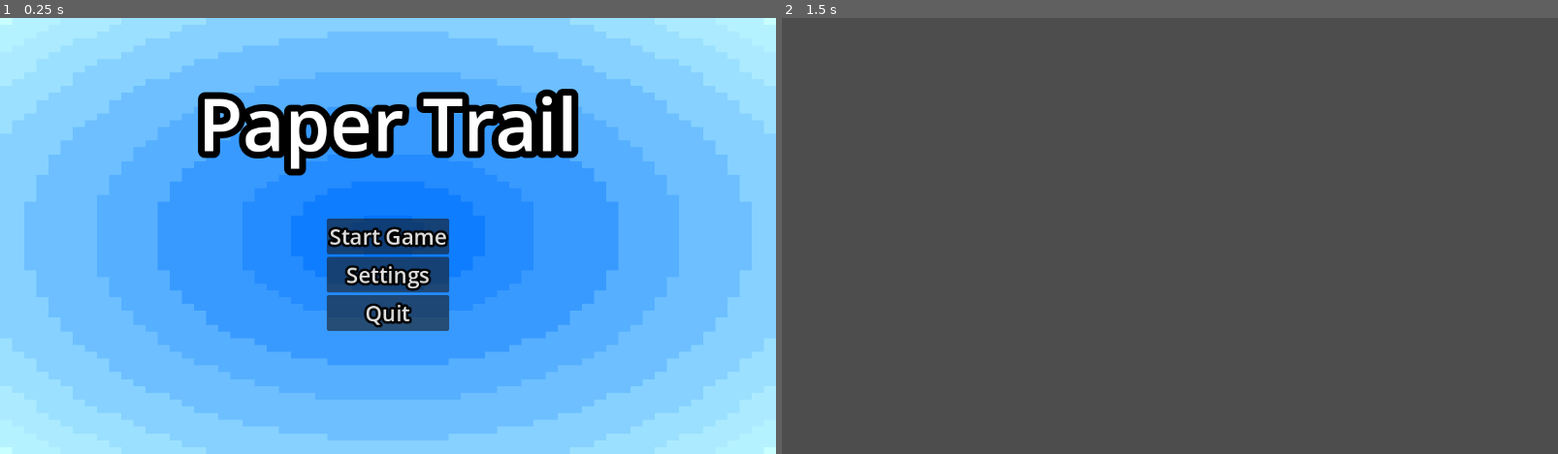
Above: before the commit, frames 1-2 (left to right).
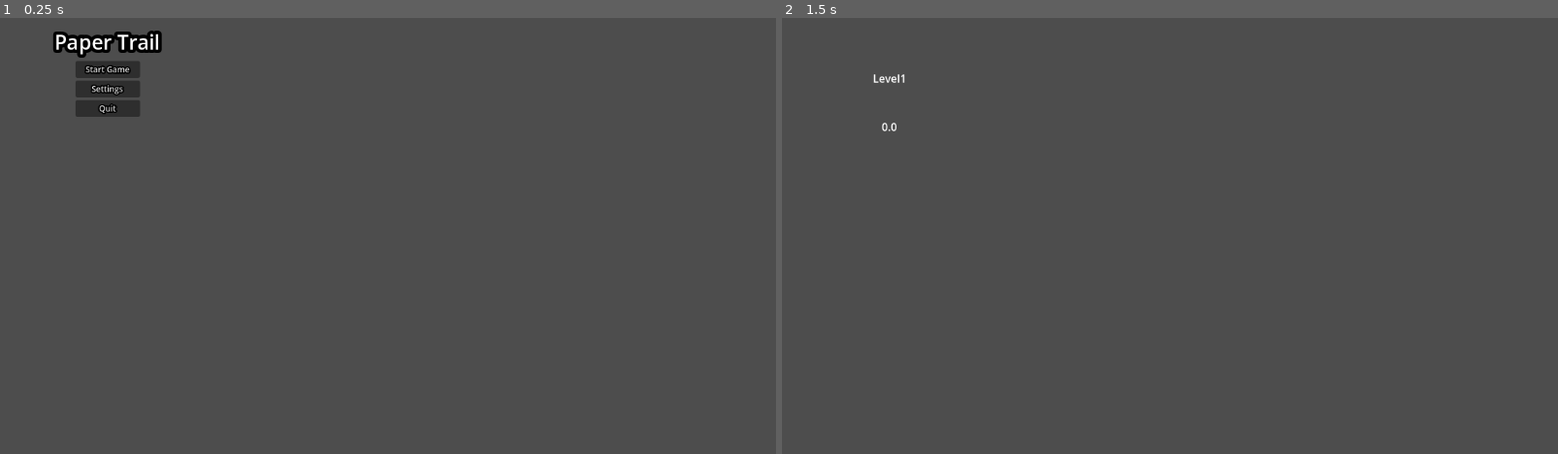
Above: after the commit, the same moments.

Repository: carinshark/PaperTrail
Game: Godot game, scene res://title_screen.tscn
Two runs of this game, one before a commit and one after it. Both use one fixed random seed, a clock stepped at 60 frames per second and the inputs below. The project has no main scene, so this scene is started directly.
Inputs:
- Up to frame 1 (0.25 s): no input
- Up to frame 2 (1.5 s): click "Start Game" at 0.5 s; tap Enter at 1.25 s

The runs differ from the first frame. In frame 1, 100% of the frame differs, in the area x 0-100%, y 0-100%; in frame 2, less than 0.1%.
Error after the commit: Parse Error: Identifier "Global" not declared in the current scope. (res://level_scene.gd:25)

Commit message:
Setup basics of game

Diff:
--- /dev/null
+++ b/Global.gd
@@ -0,0 +1,34 @@
+extends Node
+
+var minigames_done=0
+var lives=5
+var all_games:Array[String] = [
+	"res://platformer_level.tscn"
+]
+
+
+
+
+
+func win():
+	minigames_done+=1
+	if minigames_done <len(all_games):
+
+		waiting_screen()
+	else:
+		print("win")
+
+func play_level():
+		get_tree().change_scene_to_file(
+			all_games[minigames_done])
+
+func lose():
+	lives-=1
+	if lives>0:
+		waiting_screen()
+	else:
+		print("lost")
+
+func waiting_screen():
+	get_tree().change_scene_to_file(
+			"res://level_scene.tscn")
--- /dev/null
+++ b/level_scene.gd
@@ -0,0 +1,34 @@
+extends Node2D
+
+@onready var heart1=$Background/HeartContainer/Heart1
+@onready var heart2=$Background/HeartContainer/Heart2
+@onready var heart3=$Background/HeartContainer/Heart3
+@onready var heart4=$Background/HeartContainer/Heart4
+@onready var heart5=$Background/HeartContainer/Heart5
+
+@onready var all_hearts=[heart1,heart2,heart3,heart4,heart5]
+
+@onready var level_label=$Background/Level
+@onready var timer_label=$Background/Timer
+
+var time
+
+# Called when the node enters the scene tree for the first time.
+func _ready() -> void:
+	$Timer.start()
+
+
+
+# Called every frame. 'delta' is the elapsed time since the previous frame.
+func _process(delta: float) -> void:
+	for i in range(len(all_hearts)):
+		all_hearts[i].visible=i+1<=Global.lives
+
+	timer_label.text = str(int($Timer.time_left*10)/10.0)
+
+
+
+
+
+func _on_timer_timeout() -> void:
+	Global.play_level()
--- a/level_scene.tscn
+++ b/level_scene.tscn
@@ -1,3 +1,79 @@
 [gd_scene format=3 uid="uid://bwuwwpt86uxrb"]
 
+[ext_resource type="Script" uid="uid://1pe6vjxhi5c3" path="res://level_scene.gd" id="1_3mivm"]
+[ext_resource type="Texture2D" uid="uid://biwk0h5yalqyj" path="res://art/LevelBackground.png" id="1_4quuv"]
+[ext_resource type="Texture2D" uid="uid://drwlius2qqnox" path="res://art/Heart.png" id="2_187gu"]
+
 [node name="LevelScene" type="Node2D" unique_id=1667358875]
+script = ExtResource("1_3mivm")
+
+[node name="Background" type="TextureRect" parent="." unique_id=1901876288]
+offset_right = 320.0
+offset_bottom = 180.0
+texture = ExtResource("1_4quuv")
+
+[node name="HeartContainer" type="HBoxContainer" parent="Background" unique_id=1478839471]
+layout_mode = 0
+offset_right = 320.0
+offset_bottom = 40.0
+alignment = 1
+
+[node name="Heart1" type="TextureRect" parent="Background/HeartContainer" unique_id=271976393]
+layout_mode = 2
+texture = ExtResource("2_187gu")
+
+[node name="Heart2" type="TextureRect" parent="Background/HeartContainer" unique_id=22229189]
+layout_mode = 2
+texture = ExtResource("2_187gu")
+
+[node name="Heart3" type="TextureRect" parent="Background/HeartContainer" unique_id=51389885]
+layout_mode = 2
+texture = ExtResource("2_187gu")
+
+[node name="Heart4" type="TextureRect" parent="Background/HeartContainer" unique_id=404399267]
+layout_mode = 2
+texture = ExtResource("2_187gu")
+
+[node name="Heart5" type="TextureRect" parent="Background/HeartContainer" unique_id=2096537681]
+layout_mode = 2
+texture = ExtResource("2_187gu")
+
+[node name="Level" type="RichTextLabel" parent="Background" unique_id=1825370523]
+layout_mode = 1
+anchors_preset = 8
+anchor_left = 0.5
+anchor_top = 0.5
+anchor_right = 0.5
+anchor_bottom = 0.5
+offset_left = -155.0
+offset_top = -12.0
+offset_right = 155.0
+offset_bottom = 12.0
+grow_horizontal = 2
+grow_vertical = 2
+text = "Level1"
+horizontal_alignment = 1
+vertical_alignment = 1
+
+[node name="Timer" type="RichTextLabel" parent="Background" unique_id=1462858975]
+layout_mode = 1
+anchors_preset = 8
+anchor_left = 0.5
+anchor_top = 0.5
+anchor_right = 0.5
+anchor_bottom = 0.5
+offset_left = -35.0
+offset_top = 60.0
+offset_right = 35.0
+offset_bottom = 84.0
+grow_horizontal = 2
+grow_vertical = 2
+text = "0.0"
+horizontal_alignment = 1
+vertical_alignment = 1
+
+[node name="Timer" type="Timer" parent="." unique_id=1794648056]
+wait_time = 3.0
+one_shot = true
+
+[connection signal="timeout" from="Timer" to="." method="_on_timer_timeout"]
--- a/title_screen.gd
+++ b/title_screen.gd
@@ -1,4 +1,5 @@
 extends Node2D
+
 
 
 # Called when the node enters the scene tree for the first time.
--- a/title_screen.tscn
+++ b/title_screen.tscn
@@ -1,24 +1,15 @@
 [gd_scene format=3 uid="uid://ci476nvacxhm"]
 
 [ext_resource type="Script" uid="uid://btsksvi5rt7cd" path="res://title_screen.gd" id="1_v6p8y"]
-
-[sub_resource type="Gradient" id="Gradient_1s85s"]
-interpolation_mode = 1
-offsets = PackedFloat32Array(0, 0.075, 0.18, 0.28, 0.43, 0.545, 0.67, 0.78, 0.86, 0.93, 1)
-colors = PackedColorArray(0, 0.45043758, 1, 1, 0.058933277, 0.49165475, 1, 1, 0.14143987, 0.54935884, 1, 1, 0.22001755, 0.60431504, 1, 1, 0.3378841, 0.6867494, 1, 1, 0.42824847, 0.7499491, 1, 1, 0.52647054, 0.8186444, 1, 1, 0.612906, 0.87909627, 1, 1, 0.6757682, 0.92306125, 1, 1, 0.7111281, 0.9477915, 1, 1, 0.785777, 1, 1, 1)
-
-[sub_resource type="GradientTexture2D" id="GradientTexture2D_v6p8y"]
-gradient = SubResource("Gradient_1s85s")
-fill = 1
-fill_from = Vector2(0.5, 0.5)
+[ext_resource type="Texture2D" uid="uid://bahymlt20xepa" path="res://art/TitleBackground.png" id="2_ak2if"]
 
 [node name="TitleScreen" type="Node2D" unique_id=1134448822]
 script = ExtResource("1_v6p8y")
 
 [node name="Background" type="TextureRect" parent="." unique_id=1993786386]
-offset_right = 1152.0
-offset_bottom = 648.0
-texture = SubResource("GradientTexture2D_v6p8y")
+offset_right = 320.0
+offset_bottom = 180.0
+texture = ExtResource("2_ak2if")
 
 [node name="RichTextLabel" type="RichTextLabel" parent="Background" unique_id=1305343507]
 layout_mode = 1
@@ -27,14 +18,14 @@
 anchor_top = 0.5
 anchor_right = 0.5
 anchor_bottom = 0.5
-offset_left = -405.0
-offset_top = -284.0
-offset_right = 405.0
-offset_bottom = -52.0
+offset_left = -94.0
+offset_top = -87.0
+offset_right = 94.0
+offset_bottom = -23.0
 grow_horizontal = 2
 grow_vertical = 2
-theme_override_constants/outline_size = 40
-theme_override_font_sizes/normal_font_size = 108
+theme_override_constants/outline_size = 20
+theme_override_font_sizes/normal_font_size = 30
 text = "Paper Trail"
 horizontal_alignment = 1
 vertical_alignment = 1
@@ -46,29 +37,29 @@
 anchor_top = 0.5
 anchor_right = 0.5
 anchor_bottom = 0.5
-offset_left = -91.0
+offset_left = -48.0
 offset_top = -26.5
-offset_right = 91.0
-offset_bottom = 210.0
+offset_right = 48.0
+offset_bottom = 76.0
 grow_horizontal = 2
 grow_vertical = 2
 
 [node name="Start" type="Button" parent="Background/VBoxContainer" unique_id=958337976]
 layout_mode = 2
-theme_override_constants/outline_size = 14
-theme_override_font_sizes/font_size = 32
+theme_override_constants/outline_size = 8
+theme_override_font_sizes/font_size = 12
 text = "Start Game"
 
 [node name="Settings" type="Button" parent="Background/VBoxContainer" unique_id=488929907]
 layout_mode = 2
-theme_override_constants/outline_size = 14
-theme_override_font_sizes/font_size = 32
+theme_override_constants/outline_size = 8
+theme_override_font_sizes/font_size = 12
 text = "Settings"
 
 [node name="Quit" type="Button" parent="Background/VBoxContainer" unique_id=1170084895]
 layout_mode = 2
-theme_override_constants/outline_size = 14
-theme_override_font_sizes/font_size = 32
+theme_override_constants/outline_size = 8
+theme_override_font_sizes/font_size = 12
 text = "Quit"
 
 [connection signal="pressed" from="Background/VBoxContainer/Start" to="." method="_on_start_pressed"]
Not shown, added: Global.gd.uid
Not shown, added: level_scene.gd.uid
